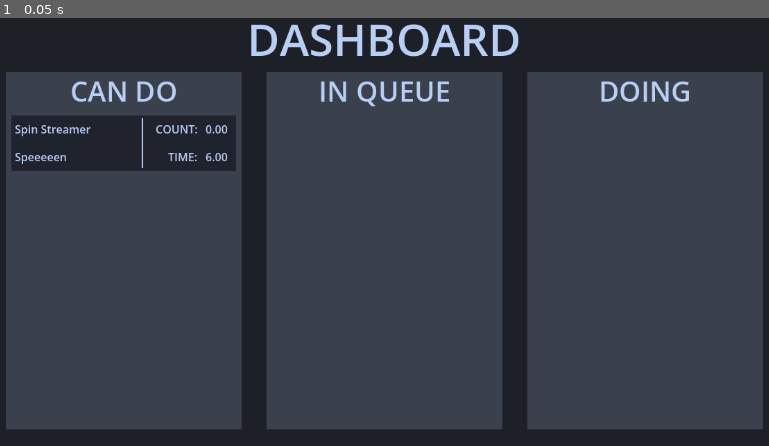
Above: before the commit, frame 1.
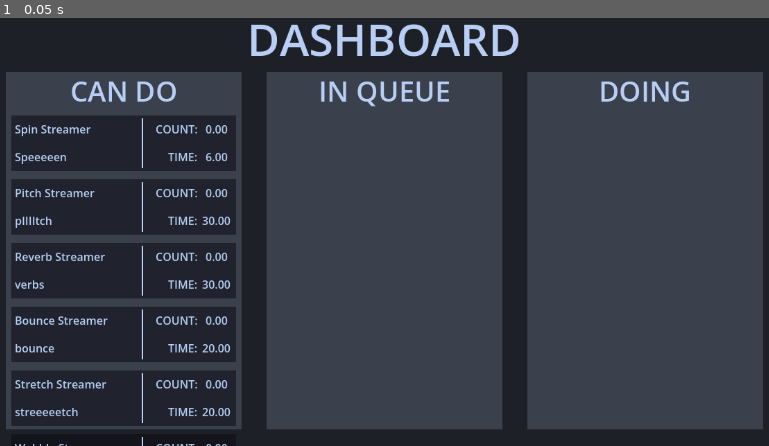
Above: after the commit, the same moment.

Repository: Wake1st/streaming-stage
Game: Godot game, scene res://tests/test_dashboard.tscn
The game is run twice, just before and just after one commit, with the same random seed, the same clock (stepped at 60 frames per second) and the same inputs. This scene is started directly instead of the project's main scene.
Inputs:
- Up to frame 1 (0.05 s): no input

The runs differ from the first frame. In frame 1, 14% of the frame differs, in the area x 1-31%, y 37-100%.

Commit message:
adding task types and notes

Diff:
--- /dev/null
+++ b/data/task_item/bounce_streamer.tres
@@ -0,0 +1,10 @@
+[gd_resource type="Resource" script_class="TaskItem" format=3 uid="uid://dbwkhr1vxc6yn"]
+
+[ext_resource type="Script" uid="uid://dtp83opff46tg" path="res://data/task_item/TaskItem.gd" id="1_bjuke"]
+
+[resource]
+script = ExtResource("1_bjuke")
+title = "Bounce Streamer"
+info = "bounce"
+time = 20.0
+metadata/_custom_type_script = "uid://dtp83opff46tg"
--- /dev/null
+++ b/data/task_item/pitch_streamer.tres
@@ -0,0 +1,10 @@
+[gd_resource type="Resource" script_class="TaskItem" format=3 uid="uid://ddocop34ebk8b"]
+
+[ext_resource type="Script" uid="uid://dtp83opff46tg" path="res://data/task_item/TaskItem.gd" id="1_hagtd"]
+
+[resource]
+script = ExtResource("1_hagtd")
+title = "Pitch Streamer"
+info = "pIIIItch"
+time = 30.0
+metadata/_custom_type_script = "uid://dtp83opff46tg"
--- /dev/null
+++ b/data/task_item/reverb_streamer.tres
@@ -0,0 +1,10 @@
+[gd_resource type="Resource" script_class="TaskItem" format=3 uid="uid://b1lmdx1gjtwmb"]
+
+[ext_resource type="Script" uid="uid://dtp83opff46tg" path="res://data/task_item/TaskItem.gd" id="1_bv4cg"]
+
+[resource]
+script = ExtResource("1_bv4cg")
+title = "Reverb Streamer"
+info = "verbs"
+time = 30.0
+metadata/_custom_type_script = "uid://dtp83opff46tg"
--- /dev/null
+++ b/data/task_item/stretch_streamer.tres
@@ -0,0 +1,10 @@
+[gd_resource type="Resource" script_class="TaskItem" format=3 uid="uid://o518fikjbuwn"]
+
+[ext_resource type="Script" uid="uid://dtp83opff46tg" path="res://data/task_item/TaskItem.gd" id="1_4g7bd"]
+
+[resource]
+script = ExtResource("1_4g7bd")
+title = "Stretch Streamer"
+info = "streeeeetch"
+time = 20.0
+metadata/_custom_type_script = "uid://dtp83opff46tg"
--- /dev/null
+++ b/data/task_item/wobble_streamer.tres
@@ -0,0 +1,10 @@
+[gd_resource type="Resource" script_class="TaskItem" format=3 uid="uid://c217e55ss2lq"]
+
+[ext_resource type="Script" uid="uid://dtp83opff46tg" path="res://data/task_item/TaskItem.gd" id="1_4s745"]
+
+[resource]
+script = ExtResource("1_4s745")
+title = "Wobble Streamer"
+info = "wobBbBbBble"
+time = 20.0
+metadata/_custom_type_script = "uid://dtp83opff46tg"
--- a/tests/test_dashboard.tscn
+++ b/tests/test_dashboard.tscn
@@ -4,10 +4,15 @@
 [ext_resource type="Script" uid="uid://dtp83opff46tg" path="res://data/task_item/TaskItem.gd" id="2_6827p"]
 [ext_resource type="PackedScene" uid="uid://b3c76bxebiax4" path="res://ui/dashboard_ui.tscn" id="2_wvgay"]
 [ext_resource type="Resource" uid="uid://sro3oin1ucr3" path="res://data/task_item/spin_streamer.tres" id="3_oyuw3"]
+[ext_resource type="Resource" uid="uid://ddocop34ebk8b" path="res://data/task_item/pitch_streamer.tres" id="4_ujo21"]
+[ext_resource type="Resource" uid="uid://b1lmdx1gjtwmb" path="res://data/task_item/reverb_streamer.tres" id="5_oepm3"]
+[ext_resource type="Resource" uid="uid://dbwkhr1vxc6yn" path="res://data/task_item/bounce_streamer.tres" id="6_jrndh"]
+[ext_resource type="Resource" uid="uid://o518fikjbuwn" path="res://data/task_item/stretch_streamer.tres" id="7_runsy"]
+[ext_resource type="Resource" uid="uid://c217e55ss2lq" path="res://data/task_item/wobble_streamer.tres" id="8_let48"]
 
 [node name="TestDashboard" type="Node" unique_id=478694941]
 script = ExtResource("1_b6ao6")
-tasks = Array[ExtResource("2_6827p")]([ExtResource("3_oyuw3")])
+tasks = Array[ExtResource("2_6827p")]([ExtResource("3_oyuw3"), ExtResource("4_ujo21"), ExtResource("5_oepm3"), ExtResource("6_jrndh"), ExtResource("7_runsy"), ExtResource("8_let48")])
 
 [node name="CanvasLayer" type="CanvasLayer" parent="." unique_id=1471594585]
 
Not shown, added: README.md
